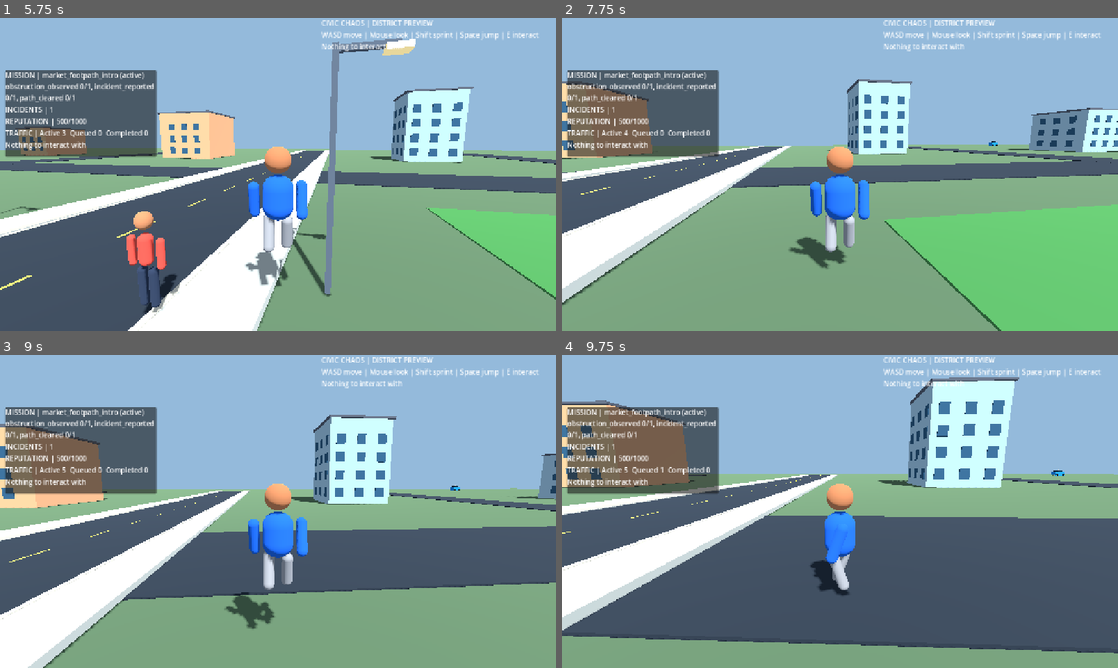
Above: before the commit, frames 1-4 (two rows, left to right).
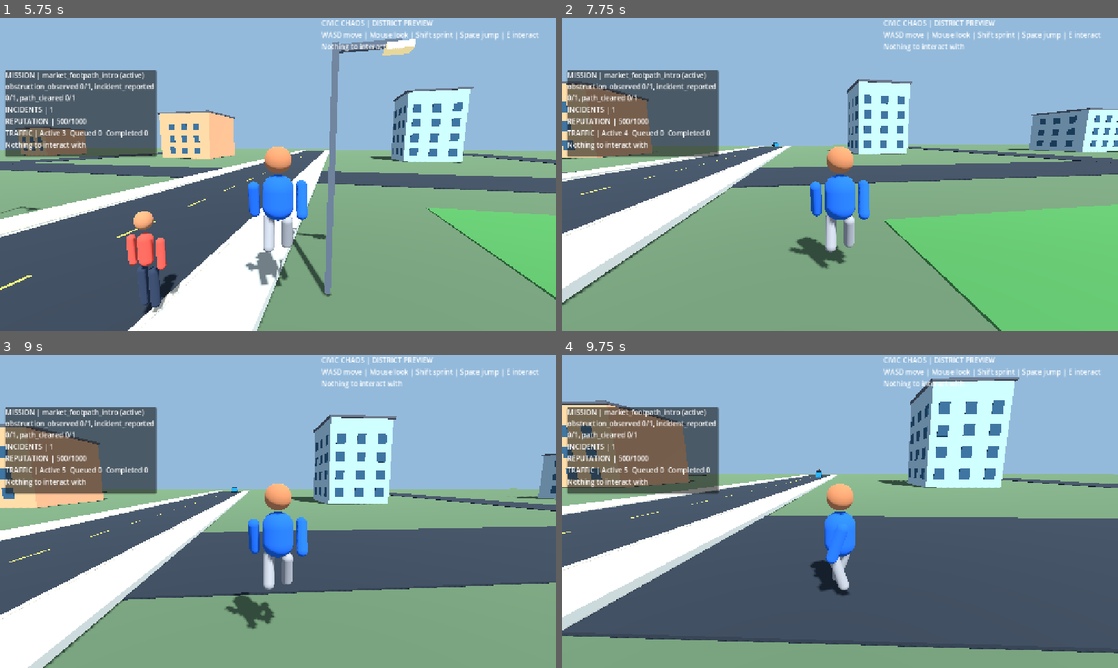
Above: after the commit, the same moments.

Repository: gauravprajapat-23/civic-chaos
Game: Godot game, scene res://scenes/core/menu.tscn
Same seed, same stepped clock (60 frames per second), same inputs: the game is played once before the commit and once after it.
Inputs (mouse positions are in pixels of both pictures, inside the frame that each line leads up to):
- Up to frame 1 (5.75 s): click "Start Game" at 0.5 s; tap Enter at 1.25 s; move the mouse to (305, 174) at 1.27 s; hold E (interact) 1.28-2.03 s; hold W (move_forward) from 1.28 s (still down); tap Space (jump) at 1.52, 2.27, 3.77, 4.52, 5.27 s; move the mouse to (250, 174) at 2.02 s; tap Shift (sprint) at 2.1, 3.6, 5.1 s; move the mouse to (289, 168) at 2.77 s; hold E (interact) 2.78-3.53 s; move the mouse to (272, 180) at 3.52 s; move the mouse to (316, 177) at 4.27 s; hold E (interact) 4.28-5.03 s; move the mouse to (233, 171) at 5.02 s
- Up to frame 2 (7.75 s): move the mouse to (845, 174) at 5.77 s; hold E (interact) 5.78-6.53 s; move the mouse to (817, 168) at 6.52 s; release W (move_forward) at 6.53 s; hold D (move_right) 6.53-7.28 s; tap Shift (sprint) at 6.6 s; tap Space (jump) at 6.77, 7.52 s; move the mouse to (867, 174) at 7.27 s; hold W (move_forward) from 7.28 s (still down); hold E (interact) from 7.28 s (still down)
- Up to frame 3 (9 s): keep holding W (move_forward); move the mouse to (250, 511) at 8.02 s; release E (interact) at 8.03 s; tap Shift (sprint) at 8.1 s; tap Space (jump) at 8.27 s; move the mouse to (289, 505) at 8.77 s; hold E (interact) from 8.78 s (still down)
- Up to frame 4 (9.75 s): move the mouse to (834, 517) at 9.52 s; release W (move_forward) at 9.53 s; release E (interact) at 9.53 s; hold A (move_left) from 9.53 s (still down); tap Shift (sprint) at 9.6 s

Frame 1 is identical in both runs. In frame 2, less than 0.1% of the frame differs, in the area x 37-79%, y 39-42%; in frame 3, less than 0.1%; in frame 4, less than 0.1%, in the area x 17-91%, y 35-40%.

Commit message:
fix(traffic): establish left-side opposing lanes with connected junction endpoints

Diff:
--- a/scripts/world/junction_builder.gd
+++ b/scripts/world/junction_builder.gd
@@ -68,7 +68,9 @@
                     var lane := Lane.new()
                     lane.lane_id = lane_id
                     lane_id += 1
-                    lane.centerline = PackedVector3Array([here, there] if direction == 0 else [there, here])
+                    var origin: Vector3 = here if direction == 0 else there
+                    var destination: Vector3 = there if direction == 0 else here
+                    lane.centerline = _city_left_side_centerline(origin, destination)
                     lane.speed_limit_mps = 8.0
                     graph.add_lane(lane)
                     var source_key: String = key if direction == 0 else target_key
@@ -82,7 +84,27 @@
             for outgoing_id in departures[intersection_key]:
                 var outgoing: CivicLaneData = graph.get_lane(outgoing_id)
                 # Do not immediately reverse onto the same street segment.
-                if outgoing.centerline[1].distance_to(incoming.centerline[0]) > 0.01:
+                if outgoing.centerline[outgoing.centerline.size() - 1].distance_to(incoming.centerline[0]) > 0.01:
                     options.append(outgoing_id)
             incoming.next_lane_ids = options
     return graph
+
+## Indian left-side traffic: keep two-way vehicles on distinct mid-road paths.
+## Enter/exit the central junction node so legal route connections remain exact.
+## This is a lane-separation baseline; junction conflict scheduling still needs
+## dedicated intersection handling and physical playtests.
+static func _city_left_side_centerline(start: Vector3, finish: Vector3) -> PackedVector3Array:
+    var direction: Vector3 = finish - start
+    var road_length: float = direction.length()
+    if road_length < 10.0:
+        return PackedVector3Array([start, finish])
+    var forward: Vector3 = direction / road_length
+    var left: Vector3 = Vector3(forward.z, 0.0, -forward.x)
+    var shoulder: float = 1.25
+    var ramp_length: float = 4.0
+    return PackedVector3Array([
+        start,
+        start + forward * ramp_length + left * shoulder,
+        finish - forward * ramp_length + left * shoulder,
+        finish
+    ])
--- /dev/null
+++ b/tests/two_way_lane_separation_test.gd
@@ -0,0 +1,62 @@
+extends SceneTree
+## Real expanded-city graph left-driving lane pair separation and legal joins.
+const Builder = preload("res://scripts/world/junction_builder.gd")
+const Vehicle = preload("res://scripts/traffic/vehicle_agent.gd")
+
+func _initialize() -> void:
+    call_deferred("_run")
+
+func _run() -> void:
+    var graph: CivicRoadGraph = Builder.make_city_graph()
+    if graph.lane_count() != 80 or not graph.validate().is_empty():
+        _fail("city lane graph invalid after left-side separation: " + str(graph.validate()))
+        return
+    for first_id in range(100, 180, 2):
+        var inbound: CivicLaneData = graph.get_lane(first_id)
+        var reverse: CivicLaneData = graph.get_lane(first_id + 1)
+        if inbound == null or reverse == null:
+            _fail("opposing lane pair missing")
+            return
+        var in_points: PackedVector3Array = inbound.centerline
+        var out_points: PackedVector3Array = reverse.centerline
+        if in_points.size() != 4 or out_points.size() != 4:
+            _fail("four-point left-side centerline missing")
+            return
+        if in_points[0].distance_to(out_points[3]) > 0.001 or in_points[3].distance_to(out_points[0]) > 0.001:
+            _fail("lane pair endpoint connectivity lost")
+            return
+        var p: Vector3 = (in_points[1] + in_points[2]) * 0.5
+        var q: Vector3 = (out_points[1] + out_points[2]) * 0.5
+        if p.distance_to(q) < 2.45:
+            _fail("opposing lanes share the same mid-road space")
+            return
+        var forward: Vector3 = (in_points[3] - in_points[0]).normalized()
+        var left: Vector3 = Vector3(forward.z, 0.0, -forward.x)
+        var center: Vector3 = (in_points[0] + in_points[3]) * 0.5
+        if (p - center).dot(left) < 1.1:
+            _fail("inbound traffic is not using the left side")
+            return
+        if (q - center).dot(left) > -1.1:
+            _fail("reverse traffic not on its own left side")
+            return
+        for exit_lane_id in inbound.next_lane_ids:
+            var exit_lane: CivicLaneData = graph.get_lane(exit_lane_id)
+            if exit_lane == null:
+                _fail("missing legal exit")
+                return
+            if exit_lane.centerline[exit_lane.centerline.size() - 1].distance_to(inbound.centerline[0]) < 0.001:
+                _fail("immediate illegal U-turn allowed")
+                return
+            if exit_lane.centerline[0].distance_to(inbound.centerline[inbound.centerline.size() - 1]) > 0.001:
+                _fail("connecting center junction was displaced")
+                return
+    var trial: Dictionary = Vehicle.sample_centerline(graph.get_lane(100).centerline, 12.0)
+    if not trial.has("position") or not (trial["position"] is Vector3):
+        _fail("vehicle sampling cannot follow new polyline")
+        return
+    print("CIVIC_CHAOS_TWO_WAY_LANE_SEPARATION_PASS")
+    quit(0)
+
+func _fail(message: String) -> void:
+    push_error(message)
+    quit(1)
